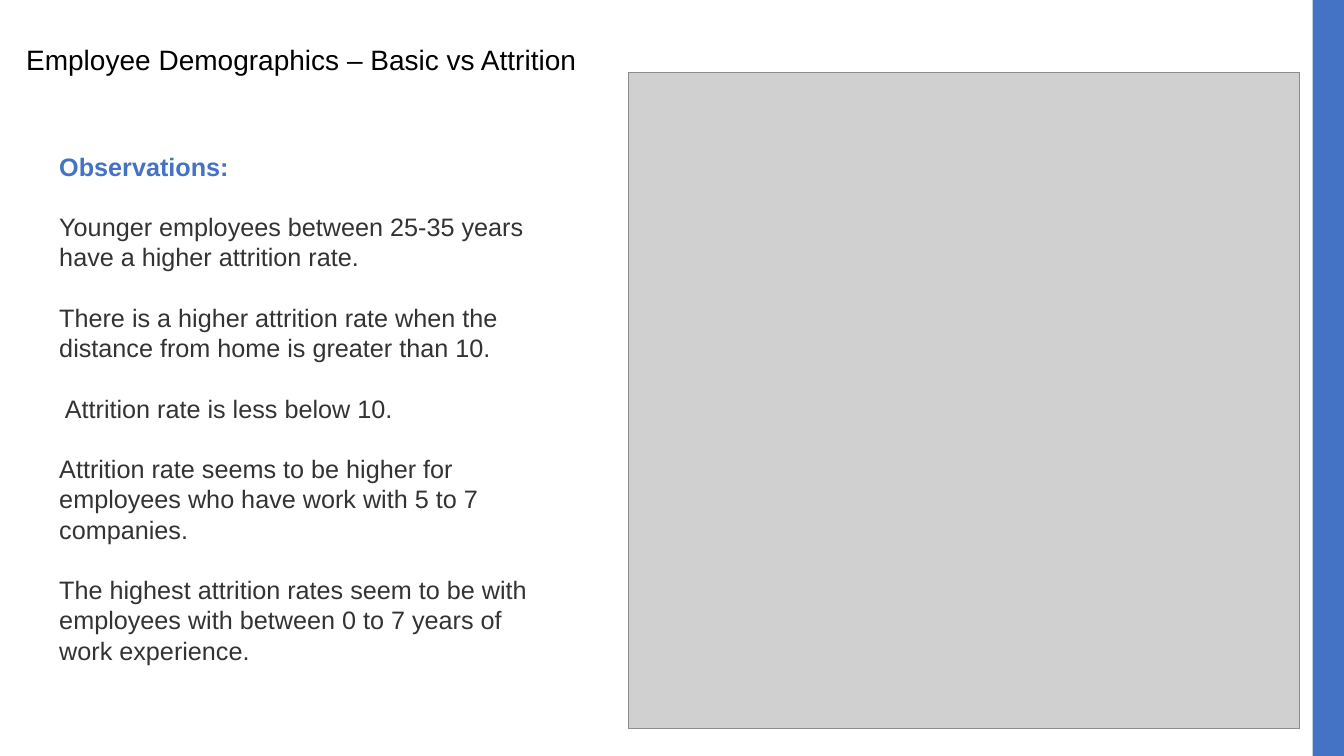
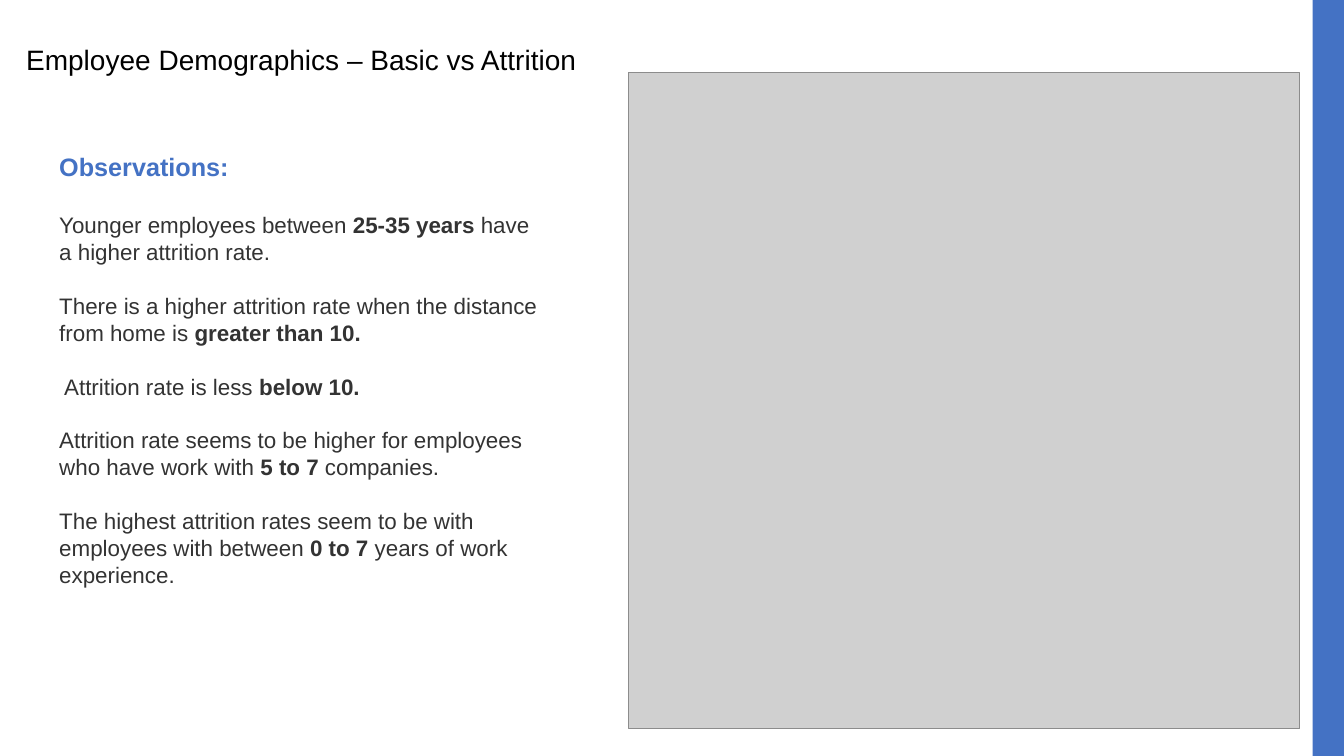
Before and after one commit to jbcroom/DS6306-MinerLeague-CaseStudy2, a slide deck: slide 4 of MinerLeague Presentation Case Study 2.pptx. Drawn at 1344x756 pixels with LibreOffice and Linux fonts; fonts in the diff are those of the drawing; grey boxes stand for pictures. Boxes give left, top, right and bottom in pixels: in the first picture for what was removed or moved away, otherwise in the second. Text is boxed around its words. In the diff, an @@ line names an element or a change of style, - is before the commit and + after.

```diff
--- a/MinerLeague Presentation Case Study 2.pptx
+++ b/MinerLeague Presentation Case Study 2.pptx
@@ text at (59,216,537,588): size 18 to 16 pt; bold on in "25-35 years", "greater than 10.", "below 10.", "5 to 7" and 1 more places @@
```
Also in this commit, not shown: 5 other slides changed, 1 slide added, 2 slides removed.
